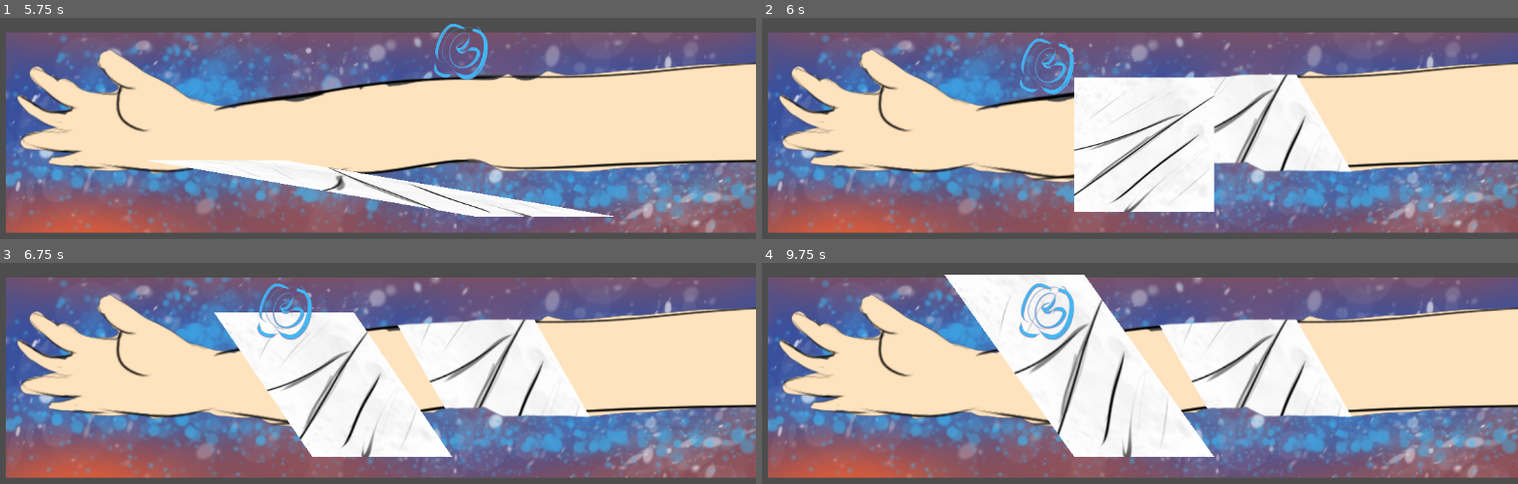
Above: before the commit, frames 1-4 (two rows, left to right).
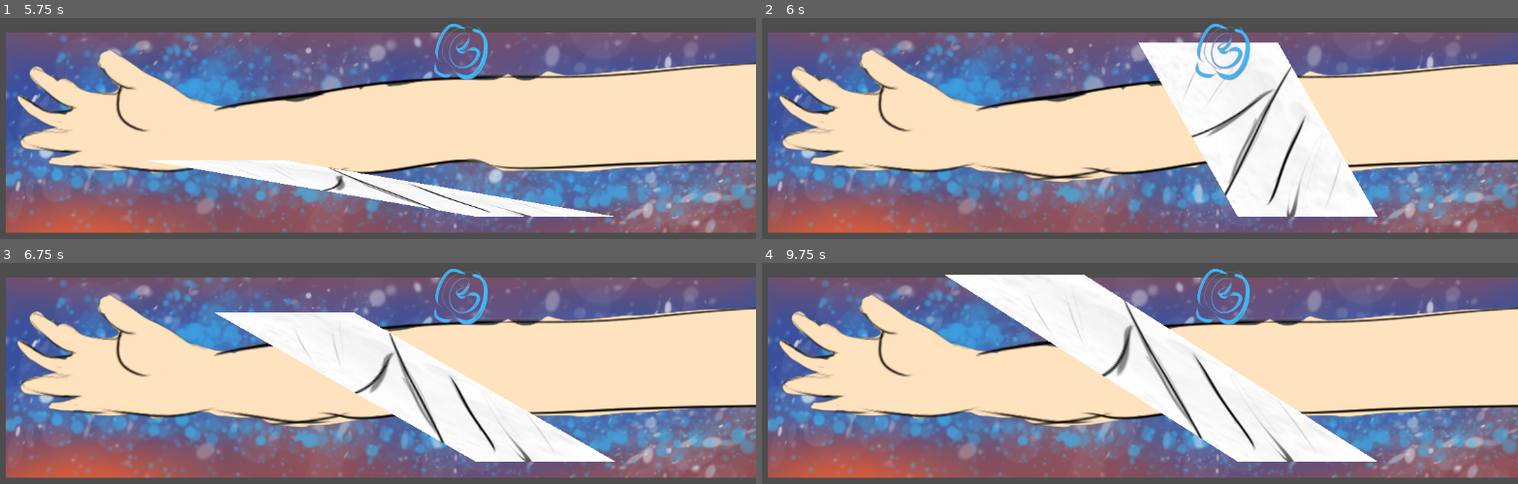
Above: after the commit, the same moments.

Repository: ZergioPC/Mecanicas-Godot
Game: Godot game, scene res://Bandage/bandage.tscn
The game is run twice, just before and just after one commit, with the same random seed, the same clock (stepped at 60 frames per second) and the same inputs.
Inputs (mouse positions are in pixels of both pictures, inside the frame that each line leads up to):
- Up to frame 1 (5.75 s): tap Enter at 0.5, 2, 3.5 s; move the mouse to (461, 53) at 0.52 s; press the mouse at (461, 53) at 0.53 s; tap Space at 1.25, 2.75, 4.25 s; move the mouse to (604, 203) at 1.27 s; release the mouse at (604, 203) at 1.28 s; click (604, 203) at 1.35 s; move the mouse to (136, 73) at 2.02 s; press the mouse at (136, 73) at 2.03 s; move the mouse to (408, 139) at 2.77 s; release the mouse at (408, 139) at 2.78 s; click (408, 139) at 2.85 s; move the mouse to (249, 29) at 3.52 s; press the mouse at (249, 29) at 3.53 s; move the mouse to (536, 117) at 4.27 s; release the mouse at (536, 117) at 4.28 s; click (536, 117) at 4.35 s; move the mouse to (211, 159) at 5.02 s; press the mouse at (211, 159) at 5.03 s
- Up to frame 2 (6 s): move the mouse to (1208, 42) at 5.77 s; release the mouse at (1208, 42) at 5.78 s; click (1208, 42) at 5.85 s
- Up to frame 3 (6.75 s): move the mouse to (287, 311) at 6.52 s; press the mouse at (287, 311) at 6.53 s
- Up to frame 4 (9.75 s): move the mouse to (1366, 448) at 7.27 s; release the mouse at (1366, 448) at 7.28 s; click (1366, 448) at 7.35 s; move the mouse to (898, 318) at 8.02 s; press the mouse at (898, 318) at 8.03 s; move the mouse to (1170, 384) at 8.77 s; release the mouse at (1170, 384) at 8.78 s; click (1170, 384) at 8.85 s; move the mouse to (1011, 274) at 9.52 s; press the mouse at (1011, 274) at 9.53 s

Frame 1 is identical in both runs. In frame 2, 17% of the frame differs, in the area x 34-82%, y 2-90%; in frame 3, 20%; in frame 4, 23%, in the area x 24-82%, y 2-90%.

Commit message:
Fixes de la hitbox para soltar la venda

Diff:
--- a/Bandage/bandage_item.tscn
+++ b/Bandage/bandage_item.tscn
@@ -5,7 +5,7 @@
 [ext_resource type="Texture2D" uid="uid://b4uais6k0mwrt" path="res://Bandage/marker.png" id="3_y5a2c"]
 
 [sub_resource type="CircleShape2D" id="CircleShape2D_ffml8"]
-radius = 58.3095
+radius = 19.0
 
 [node name="BandageItem" type="Node2D"]
 script = ExtResource("1_vutlu")
@@ -28,8 +28,6 @@
 position = Vector2(200, -0.000444253)
 rest = Transform2D(1, 0, 0, 1, 200, -0.000444253)
 
-[node name="Camera2D" type="Camera2D" parent="."]
-
 [node name="Area2D" type="Area2D" parent="."]
 
 [node name="Marker" type="Sprite2D" parent="Area2D"]
